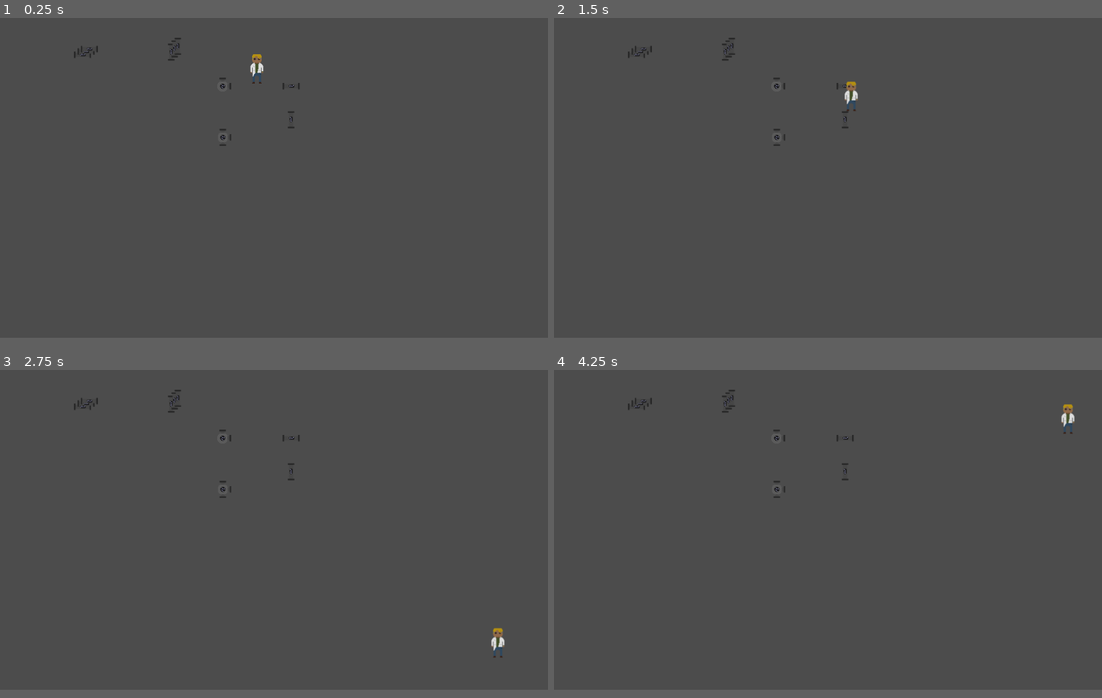
Above: before the commit, frames 1-4 (two rows, left to right).
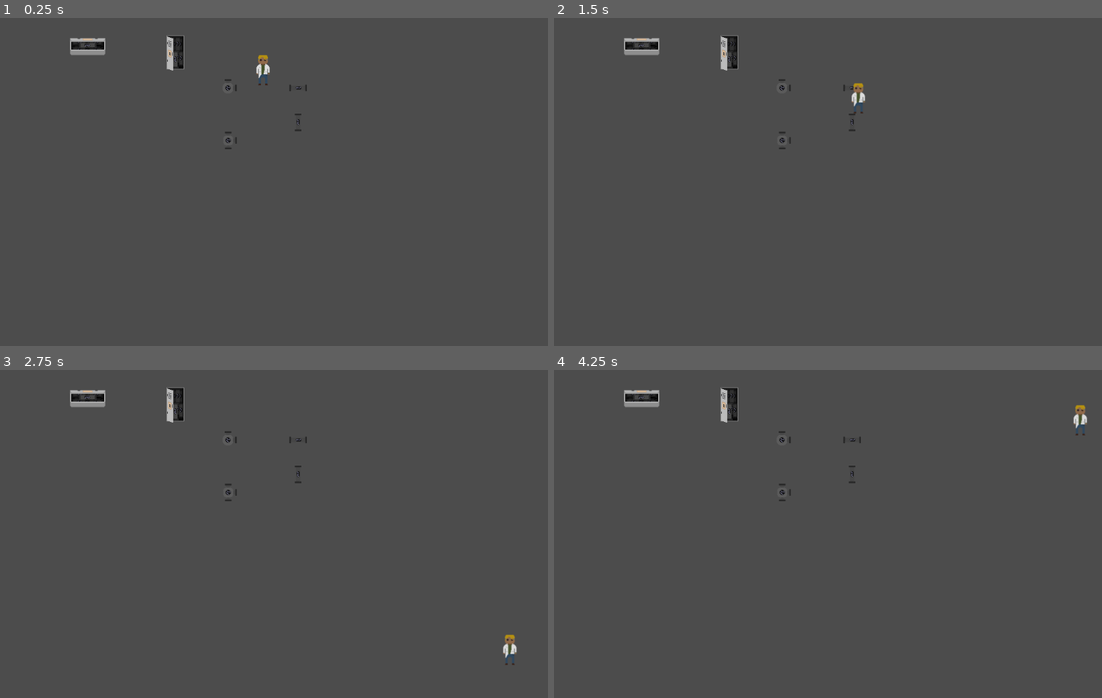
Above: after the commit, the same moments.

Repository: Wigui/GameJamCEMEA
Game: Godot game, scene res://Scene/World.tscn
Same seed, same stepped clock (60 frames per second), same inputs: the game is played once before the commit and once after it. The project has no main scene, so this scene is started directly.
Inputs:
- Up to frame 1 (0.25 s): no input
- Up to frame 2 (1.5 s): tap Enter at 0.5 s; hold Right (ui_right) 0.53-1.28 s; hold Space (attraper) 0.53-1.28 s; hold Down (ui_down) from 1.28 s (still down); tap Space (attraper) at 1.35 s
- Up to frame 3 (2.75 s): release Down (ui_down) at 2.03 s; hold Right (ui_right) from 2.03 s (still down); hold Space (attraper) from 2.03 s (still down)
- Up to frame 4 (4.25 s): release Right (ui_right) at 2.78 s; release Space (attraper) at 2.78 s; hold Up (ui_up) 2.78-3.53 s; tap Space (attraper) at 2.85 s; tap Enter at 3.5 s; hold Left (ui_left) from 3.53 s (still down); hold Space (attraper) from 3.53 s (still down)
In our replay, the window is 800x468 before the commit and 800x480 after it. These sizes can differ from the game's own. Grey fills any space a smaller window leaves; there, only what the larger window draws over its background counts as a difference.

The runs differ from the first frame. In frame 1, 0.9% of the frame differs, in the area x 12-56%, y 5-40%; in frame 2, 0.9%; in frame 3, 1.0%, in the area x 12-95%, y 5-90%; in frame 4, 1.0%.

Commit message:
Début Menu + Intégration Sprite

Diff:
--- /dev/null
+++ b/Scene/EcranTitre.tscn
@@ -0,0 +1,11 @@
+[gd_scene format=2]
+
+[node name="EcranTitre" type="Control"]
+anchor_right = 1.0
+anchor_bottom = 1.0
+
+[node name="Menu" type="VBoxContainer" parent="."]
+margin_left = 100.0
+margin_top = 120.0
+margin_right = 900.0
+margin_bottom = 500.0
--- a/Scene/PipeStack.tscn
+++ b/Scene/PipeStack.tscn
@@ -1,10 +1,11 @@
-[gd_scene load_steps=4 format=2]
+[gd_scene load_steps=5 format=2]
 
 [ext_resource path="res://Scene/PipeStack.gd" type="Script" id=1]
-[ext_resource path="res://AssetGraphique/Tuyau/TuyauVide.png" type="Texture" id=2]
+[ext_resource path="res://AssetGraphique/Element/RangeVertiOuvert.png" type="Texture" id=2]
+[ext_resource path="res://AssetGraphique/Tuyau/TuyauVide.png" type="Texture" id=3]
 
 [sub_resource type="RectangleShape2D" id=1]
-extents = Vector2( 29.4323, 32.1537 )
+extents = Vector2( 24.7515, 34.4258 )
 
 [node name="Area2D" type="Area2D"]
 script = ExtResource( 1 )
@@ -18,13 +19,15 @@
 offset = Vector2( 0, -16 )
 
 [node name="Sprite2" type="Sprite" parent="."]
+visible = false
 position = Vector2( 6.42133, 9.81649 )
-texture = ExtResource( 2 )
+texture = ExtResource( 3 )
 offset = Vector2( 0, -16 )
 
 [node name="Sprite3" type="Sprite" parent="."]
+visible = false
 position = Vector2( 12.367, 5.29778 )
-texture = ExtResource( 2 )
+texture = ExtResource( 3 )
 offset = Vector2( 0, -16 )
 [connection signal="body_entered" from="." to="." method="_on_Area2D_body_entered"]
 [connection signal="body_exited" from="." to="." method="_on_Area2D_body_exited"]
--- a/Scene/PipeStackH.tscn
+++ b/Scene/PipeStackH.tscn
@@ -1,14 +1,21 @@
-[gd_scene load_steps=3 format=2]
+[gd_scene load_steps=4 format=2]
 
 [ext_resource path="res://Scene/PipeStack.tscn" type="PackedScene" id=1]
 [ext_resource path="res://Scene/PipeStackH.gd" type="Script" id=2]
+[ext_resource path="res://AssetGraphique/Element/RangeHorizOuvert.png" type="Texture" id=3]
 
 [node name="Area2D" instance=ExtResource( 1 )]
+position = Vector2( 0, 10 )
+scale = Vector2( 1.00269, 1.0147 )
 script = ExtResource( 2 )
 
+[node name="CollisionShape2D" parent="." index="0"]
+position = Vector2( 0, -10 )
+scale = Vector2( 1.33974, 1.33974 )
+
 [node name="Sprite" parent="." index="1"]
-position = Vector2( -21.6423, 5.05994 )
-rotation = 1.5708
+position = Vector2( 0, 5.06 )
+texture = ExtResource( 3 )
 
 [node name="Sprite2" parent="." index="2"]
 position = Vector2( -15.221, -1.12357 )
--- a/Scene/World.tscn
+++ b/Scene/World.tscn
@@ -3,9 +3,9 @@
 [ext_resource path="res://Scene/Pipe.tscn" type="PackedScene" id=1]
 [ext_resource path="res://Scene/FixedPipe.tscn" type="PackedScene" id=2]
 [ext_resource path="res://Scene/FixedPipe3S.tscn" type="PackedScene" id=3]
-[ext_resource path="res://Scene/Player.tscn" type="PackedScene" id=4]
-[ext_resource path="res://Scene/PipeStack.tscn" type="PackedScene" id=5]
-[ext_resource path="res://Scene/PipeStackH.tscn" type="PackedScene" id=6]
+[ext_resource path="res://Scene/PipeStack.tscn" type="PackedScene" id=4]
+[ext_resource path="res://Scene/PipeStackH.tscn" type="PackedScene" id=5]
+[ext_resource path="res://Scene/Player.tscn" type="PackedScene" id=6]
 
 [sub_resource type="Image" id=3]
 data = {
@@ -47,14 +47,14 @@
 [node name="FixedPipe3S" parent="." instance=ExtResource( 3 )]
 position = Vector2( 416.433, 224 )
 
-[node name="Player" parent="." instance=ExtResource( 4 )]
-position = Vector2( 480, 96 )
-vitesse = 300
-
-[node name="PipeStackV" parent="." instance=ExtResource( 5 )]
+[node name="PipeStackV" parent="." instance=ExtResource( 4 )]
 position = Vector2( 320, 64 )
 world = NodePath("..")
 
-[node name="PipeStackH" parent="." instance=ExtResource( 6 )]
+[node name="PipeStackH" parent="." instance=ExtResource( 5 )]
 position = Vector2( 160, 64 )
 world = NodePath("..")
+
+[node name="Player" parent="." instance=ExtResource( 6 )]
+position = Vector2( 480, 96 )
+vitesse = 300
--- a/project.godot
+++ b/project.godot
@@ -18,6 +18,10 @@
 config/name="GameJamCEMEA"
 config/icon="res://icon.png"
 
+[display]
+
+window/size/width=1000
+
 [input]
 
 attraper={
@@ -28,4 +32,5 @@
 
 [rendering]
 
+environment/default_clear_color=Color( 0.301961, 0.301961, 0.301961, 1 )
 environment/default_environment="res://default_env.tres"
Binary file added: AssetGraphique/Element/RangeHorizFermée.png
Not shown, added: AssetGraphique/Element/RangeHorizFermée.png.import
Binary file added: AssetGraphique/Element/RangeHorizOuvert.png
Not shown, added: AssetGraphique/Element/RangeHorizOuvert.png.import
Binary file added: AssetGraphique/Element/RangeVertiFermée.png
Not shown, added: AssetGraphique/Element/RangeVertiFermée.png.import
Binary file added: AssetGraphique/Element/RangeVertiOuvert.png
Not shown, added: AssetGraphique/Element/RangeVertiOuvert.png.import
